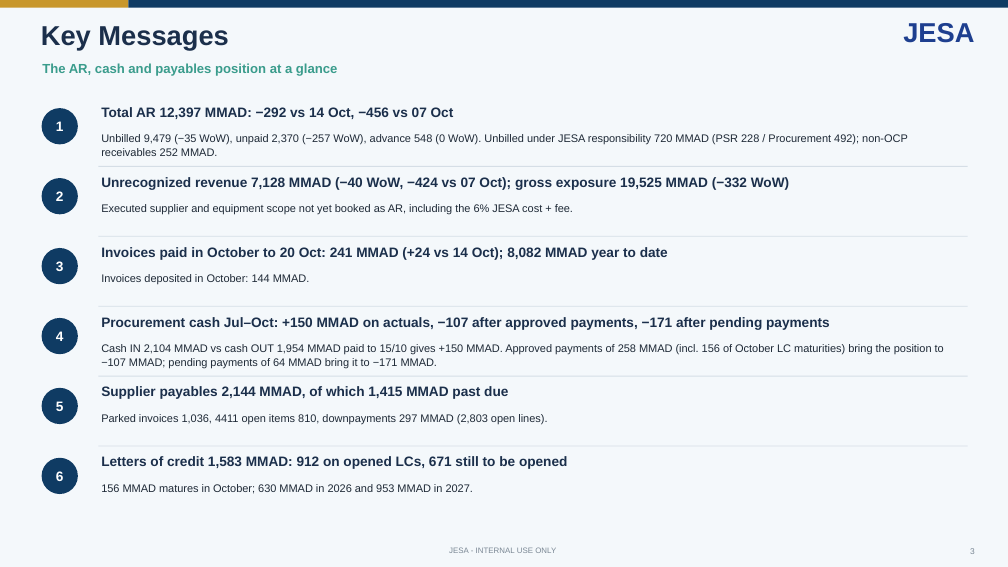
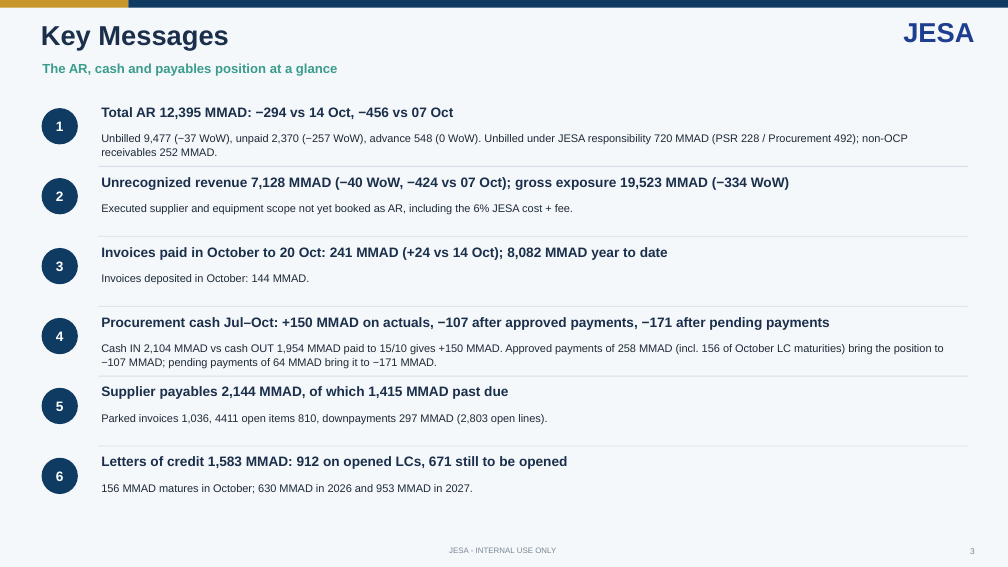
Before and after one commit to cherkaouihassan-art/Skills-Repo, a slide deck: slide 3 of weekly-ar-cash-deck/output/JESA_AR_Cash_Position_2026-10-21.pptx. Drawn at 1008x567 pixels with LibreOffice and Linux fonts; fonts in the diff are those of the drawing. Boxes give left, top, right and bottom in pixels: in the first picture for what was removed or moved away, otherwise in the second. Text is boxed around its words. In the diff, an @@ line names an element or a change of style, - is before the commit and + after.

```diff
--- a/weekly-ar-cash-deck/output/JESA_AR_Cash_Position_2026-10-21.pptx
+++ b/weekly-ar-cash-deck/output/JESA_AR_Cash_Position_2026-10-21.pptx
@@ text at <box>101,107,454,119</box>: text changed @@
-Total AR 12,397 MMAD: −292 vs 14 Oct, −456 vs 07 Oct
+Total AR 12,395 MMAD: −294 vs 14 Oct, −456 vs 07 Oct
@@ text at <box>101,134,908,156</box>: text changed @@
-Unbilled 9,479 (−35 WoW), unpaid 2,370 (−257 WoW), advance 548 (0 WoW). Unbilled under JESA responsibility 720 MMAD (PSR 228 / Procurement 492); non-OCP receivables 252 MMAD.
+Unbilled 9,477 (−37 WoW), unpaid 2,370 (−257 WoW), advance 548 (0 WoW). Unbilled under JESA responsibility 720 MMAD (PSR 228 / Procurement 492); non-OCP receivables 252 MMAD.
@@ text at <box>101,177,789,190</box>: text changed @@
-Unrecognized revenue 7,128 MMAD (−40 WoW, −424 vs 07 Oct); gross exposure 19,525 MMAD (−332 WoW)
+Unrecognized revenue 7,128 MMAD (−40 WoW, −424 vs 07 Oct); gross exposure 19,523 MMAD (−334 WoW)
```
Also in this commit, not shown: 8 other slides changed, 5 other files.
